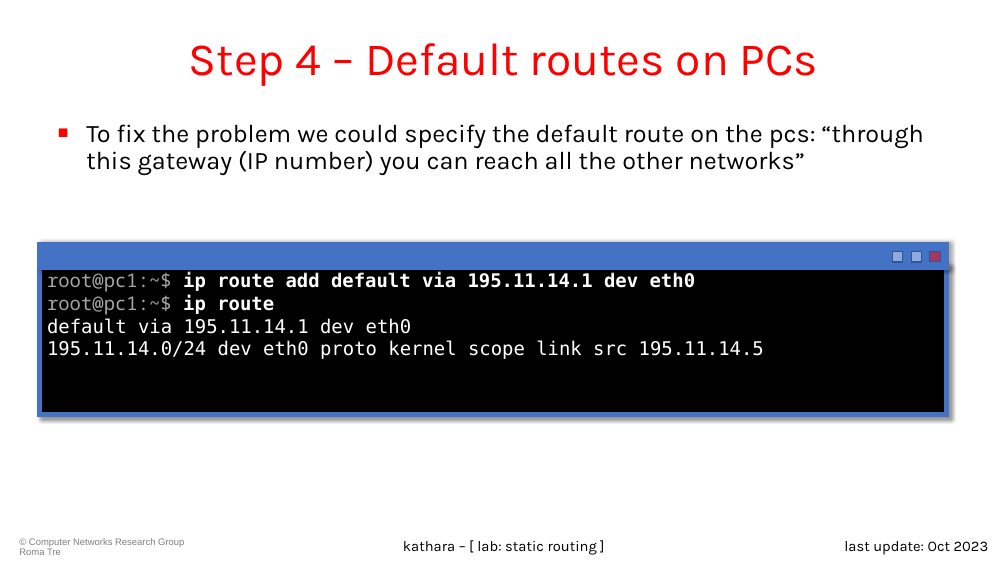
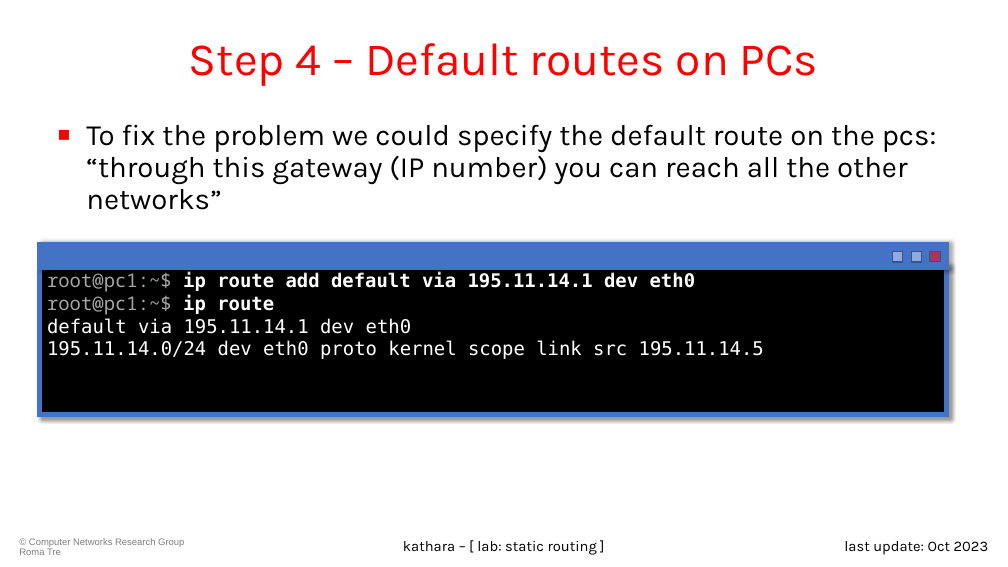
Before and after one commit to KatharaFramework/Kathara-Labs, a slide deck: slide 9 of main-labs/basic-topics/static-routing/004-kathara-lab_static-routing.pptx. Drawn at 1008x567 pixels with LibreOffice and Linux fonts; fonts in the diff are those of the drawing; background and template pictures are left out. Boxes give left, top, right and bottom in pixels: in the first picture for what was removed or moved away, otherwise in the second. Text is boxed around its words. In the diff, an @@ line names an element or a change of style, - is before the commit and + after.

```diff
--- a/main-labs/basic-topics/static-routing/004-kathara-lab_static-routing.pptx
+++ b/main-labs/basic-topics/static-routing/004-kathara-lab_static-routing.pptx
@@ text "To fix the problem we ..." at [86,124,936,210]: size 24 to 28 pt @@
```
Also in this commit, not shown: 6 other slides changed, 14 other files.
